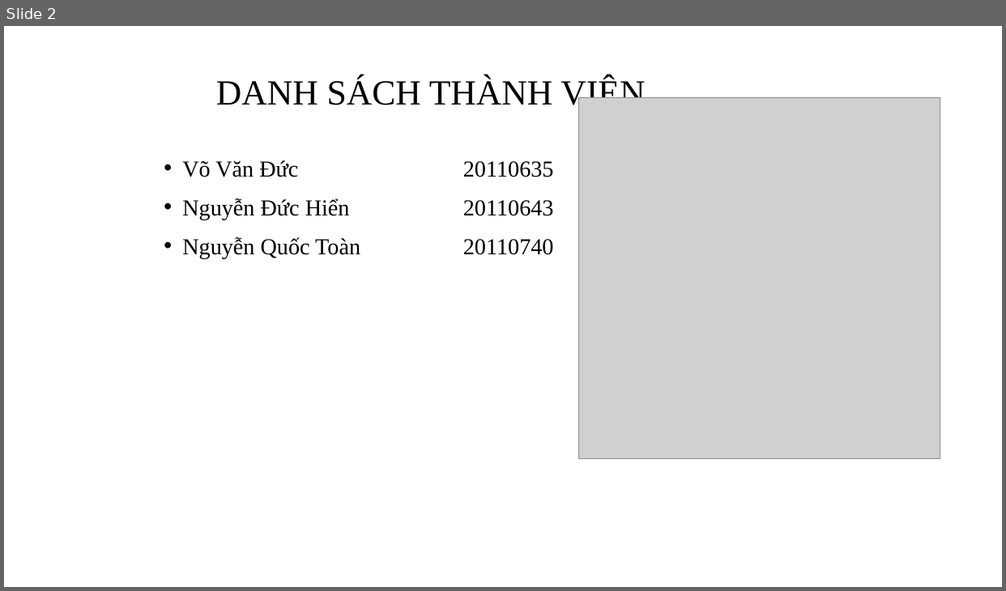
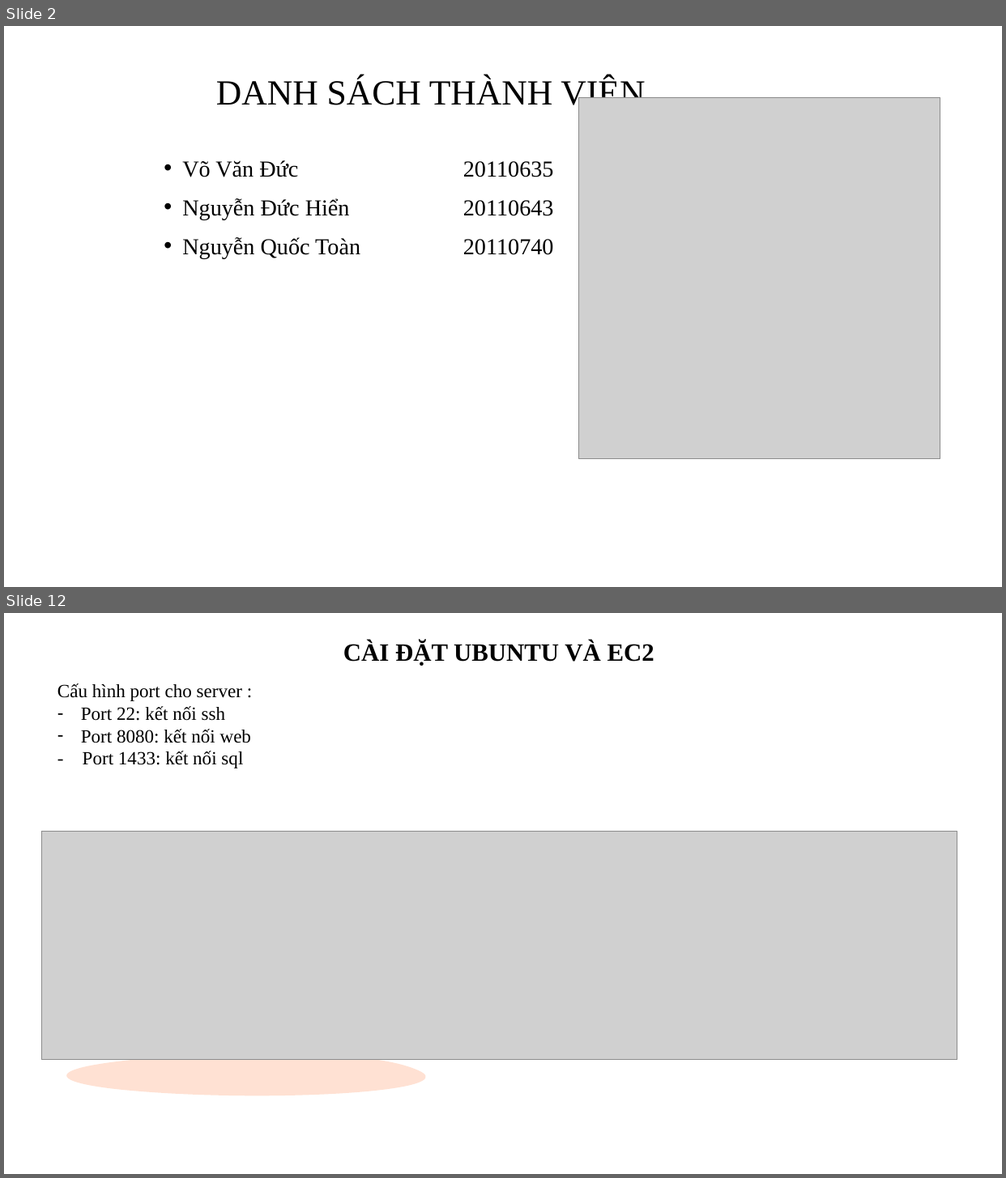
Before and after one commit to DucHienIT/ProjectCloudComputing-RemoteDockerController, a slide deck: Nhom2_thuyetTrinhVideoNhomTruoc.pptx. Shown one above the other, each under a label of ours: slide 2 before the commit, slides 2 and 12 after it; the slides between them are not shown. The pictures are 1006x591 and 1006x1178 pixels, drawn with LibreOffice and Linux fonts; fonts in the diff are those of the drawing; grey boxes stand for pictures. Boxes give left, top, right and bottom in pixels: in the first picture for what was removed or moved away, otherwise in the second. Text is boxed around its words. In the diff, an @@ line names an element or a change of style, - is before the commit and + after.

```diff
--- a/Nhom2_thuyetTrinhVideoNhomTruoc.pptx
+++ b/Nhom2_thuyetTrinhVideoNhomTruoc.pptx
@@ slide 12 added at (4,613,1002,1174), background #FFFFFF @@
@@ subtitle added at (343,641,654,666), 24 pt, text #000000, bold @@
+CÀI ĐẶT UBUNTU VÀ EC2
@@ text added at (57,683,251,769), 18 pt, text #000000 @@
+Cấu hình port cho server :
+– Port 22: kết nối ssh
+– Port 8080: kết nối web
+- Port 1433: kết nối sql
@@ picture added at (41,832,957,1060) @@
@@ freeform shape added at (50,1054,454,1097), fill #FFB088 at 37% opacity @@
```
Also in this commit, not shown: 10 other slides added, 10 slides removed.
